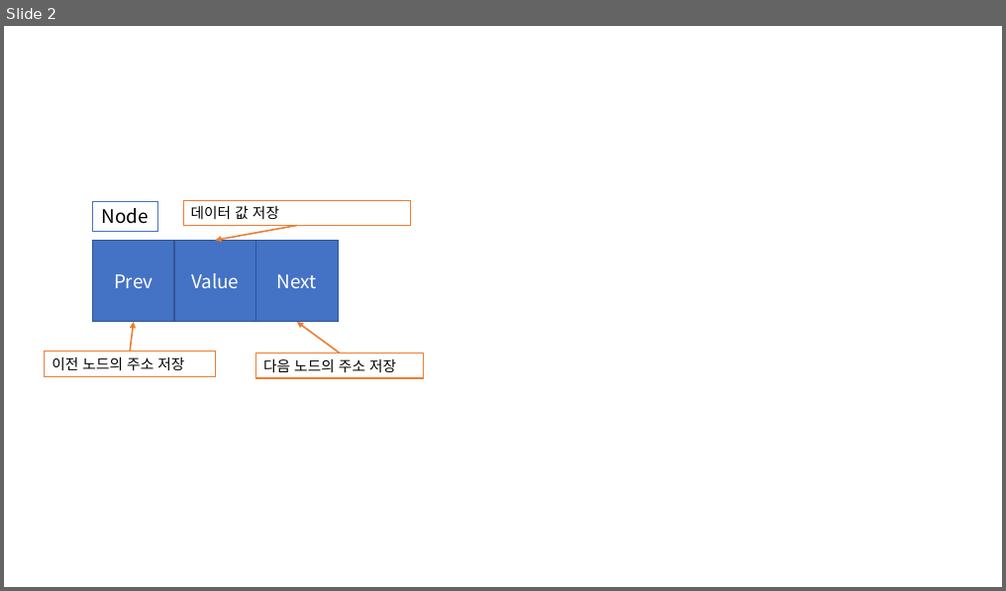
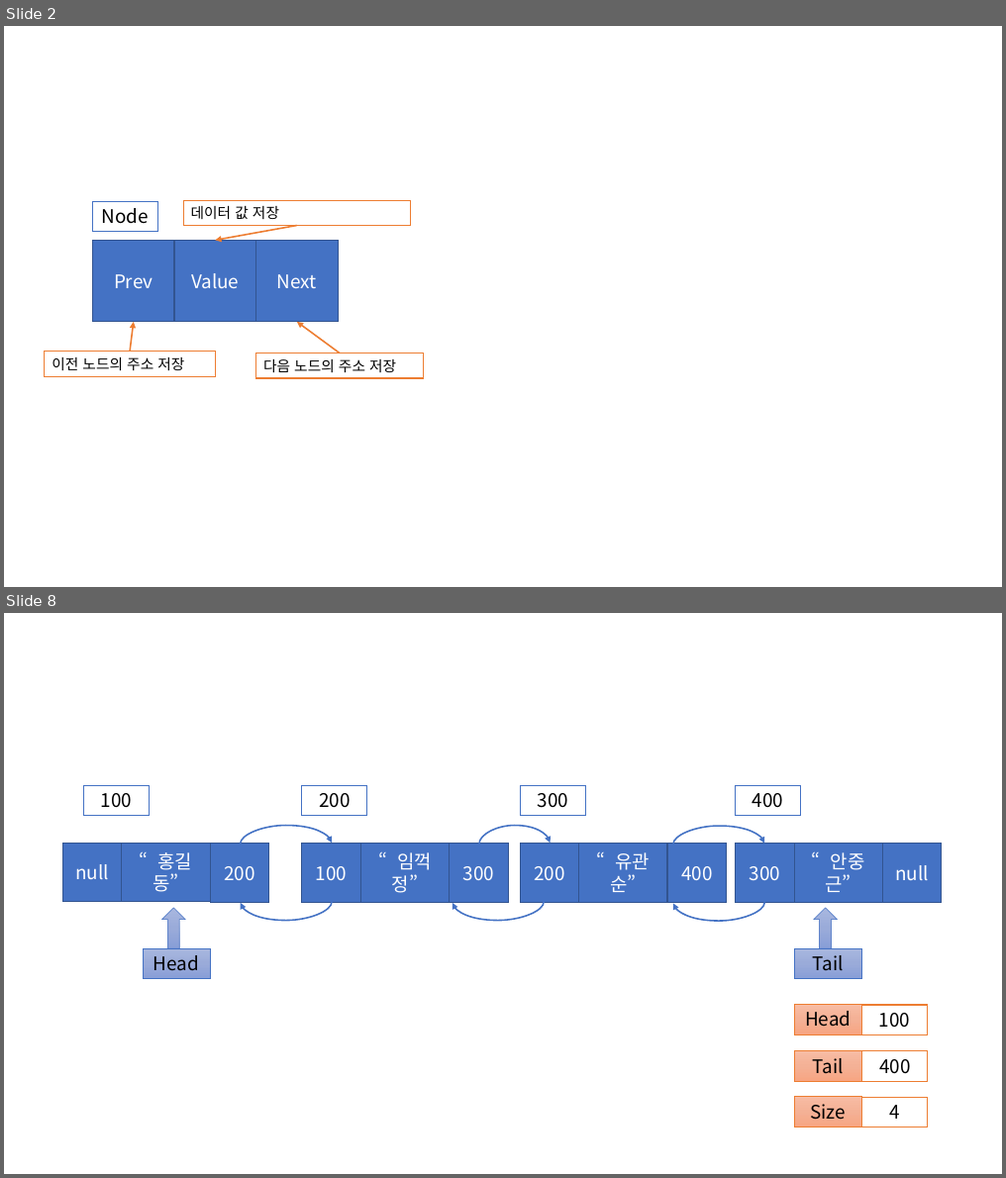
Before and after one commit to Dingadung/2022-study-workspace, a slide deck: study-note/자바/2022-08-01 내용정리 .pptx. Shown one above the other, each under a label of ours: slide 2 before the commit, slides 2 and 8 after it; the slides between them are not shown. The pictures are 1006x591 and 1006x1178 pixels, drawn with LibreOffice and Linux fonts; fonts in the diff are those of the drawing. Boxes give left, top, right and bottom in pixels: in the first picture for what was removed or moved away, otherwise in the second. Text is boxed around its words. In the diff, an @@ line names an element or a change of style, - is before the commit and + after.

```diff
--- a/study-note/자바/2022-08-01 내용정리 .pptx
+++ b/study-note/자바/2022-08-01 내용정리 .pptx
@@ slide 8 added at (4, 613, 1002, 1174), background #FFFFFF @@
@@ rectangle added at (83, 786, 149, 816), fill #FFFFFF, outline #4472C4 1 pt, 18 pt, text #000000 @@
+100
@@ rectangle added at (302, 786, 367, 816), fill #FFFFFF, outline #4472C4 1 pt, 18 pt, text #000000 @@
+200
@@ rectangle added at (520, 786, 585, 816), fill #FFFFFF, outline #4472C4 1 pt, 18 pt, text #000000 @@
+300
@@ rectangle added at (736, 786, 801, 816), fill #FFFFFF, outline #4472C4 1 pt, 18 pt, text #000000 @@
+400
@@ rectangle added at (62, 843, 122, 902), fill #4472C4, outline #325491 1 pt, 18 pt, text #FFFFFF @@
+null
@@ rectangle added at (122, 843, 210, 902), fill #4472C4, outline #325491 1 pt, 18 pt, text #FFFFFF @@
+“홍길동”
@@ rectangle added at (211, 844, 269, 903), fill #4472C4, outline #325491 1 pt, 18 pt, text #FFFFFF @@
+200
@@ curved arrow added from (241, 845) to (332, 843), #4472C4 1.5 pt @@
@@ rectangle added at (302, 844, 361, 903), fill #4472C4, outline #325491 1 pt, 18 pt, text #FFFFFF @@
+100
@@ rectangle added at (361, 844, 450, 903), fill #4472C4, outline #325491 1 pt, 18 pt, text #FFFFFF @@
+“임꺽정”
@@ rectangle added at (450, 844, 509, 903), fill #4472C4, outline #325491 1 pt, 18 pt, text #FFFFFF @@
+300
@@ curved arrow added from (479, 845) to (550, 843), #4472C4 1.5 pt @@
@@ rectangle added at (520, 844, 579, 903), fill #4472C4, outline #325491 1 pt, 18 pt, text #FFFFFF @@
+200
@@ rectangle added at (579, 844, 667, 903), fill #4472C4, outline #325491 1 pt, 18 pt, text #FFFFFF @@
+“유관순”
@@ rectangle added at (667, 844, 727, 903), fill #4472C4, outline #325491 1 pt, 18 pt, text #FFFFFF @@
+400
@@ curved arrow added from (673, 845) to (764, 844), #4472C4 1.5 pt @@
@@ rectangle added at (736, 844, 795, 903), fill #4472C4, outline #325491 1 pt, 18 pt, text #FFFFFF @@
+300
@@ rectangle added at (795, 844, 883, 903), fill #4472C4, outline #325491 1 pt, 18 pt, text #FFFFFF @@
+“안중근”
@@ rectangle added at (883, 844, 943, 903), fill #4472C4, outline #325491 1 pt, 18 pt, text #FFFFFF @@
+null
@@ up arrow added at (162, 908, 185, 949), fill gradient #A8B7DF to #9AABD9 to #889ED7, outline #4472C4 0.5 pt @@
@@ curved arrow added from (332, 902) to (241, 903), #4472C4 1.5 pt @@
@@ curved arrow added from (544, 902) to (452, 903), #4472C4 1.5 pt @@
@@ curved arrow added from (764, 903) to (673, 903), #4472C4 1.5 pt @@
@@ up arrow added at (814, 908, 838, 949), fill gradient #A8B7DF to #9AABD9 to #889ED7, outline #4472C4 0.5 pt @@
@@ rectangle added at (143, 949, 211, 978), fill gradient #A8B7DF to #9AABD9 to #889ED7, outline #4472C4 0.5 pt, 18 pt, text #000000 @@
+Head
@@ rectangle added at (795, 949, 862, 978), fill gradient #A8B7DF to #9AABD9 to #889ED7, outline #4472C4 0.5 pt, 18 pt, text #000000 @@
+Tail
@@ rectangle added at (795, 1004, 862, 1035), fill gradient #F7BDA5 to #F5B196 to #F8A582, outline #ED7D31 0.5 pt, 18 pt, text #000000 @@
+Head
@@ rectangle added at (862, 1005, 927, 1035), fill #FFFFFF, outline #ED7D31 1 pt, 18 pt, text #000000 @@
+100
@@ rectangle added at (795, 1051, 862, 1081), fill gradient #F7BDA5 to #F5B196 to #F8A582, outline #ED7D31 0.5 pt, 18 pt, text #000000 @@
+Tail
@@ rectangle added at (862, 1051, 928, 1081), fill #FFFFFF, outline #ED7D31 1 pt, 18 pt, text #000000 @@
+400
@@ rectangle added at (795, 1096, 862, 1127), fill gradient #F7BDA5 to #F5B196 to #F8A582, outline #ED7D31 0.5 pt, 18 pt, text #000000 @@
+Size
@@ rectangle added at (862, 1097, 927, 1128), fill #FFFFFF, outline #ED7D31 1 pt, 18 pt, text #000000 @@
+4
```
Also in this commit, not shown: 2 slides changed, 6 other slides added, 4 other files.
